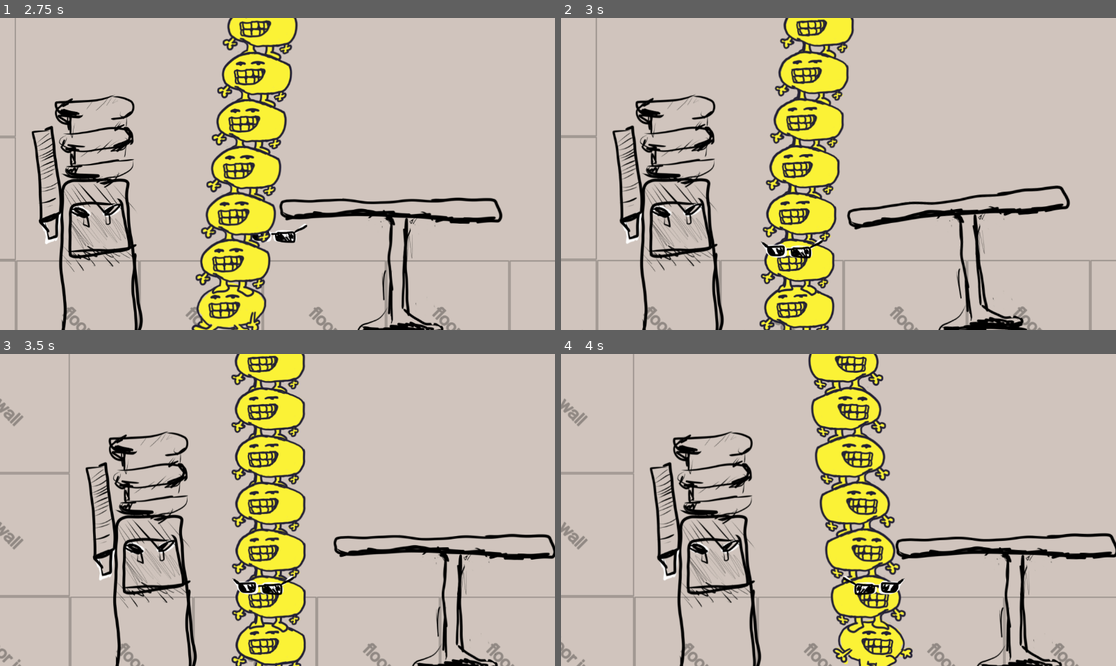
Above: before the commit, frames 1-4 (two rows, left to right).
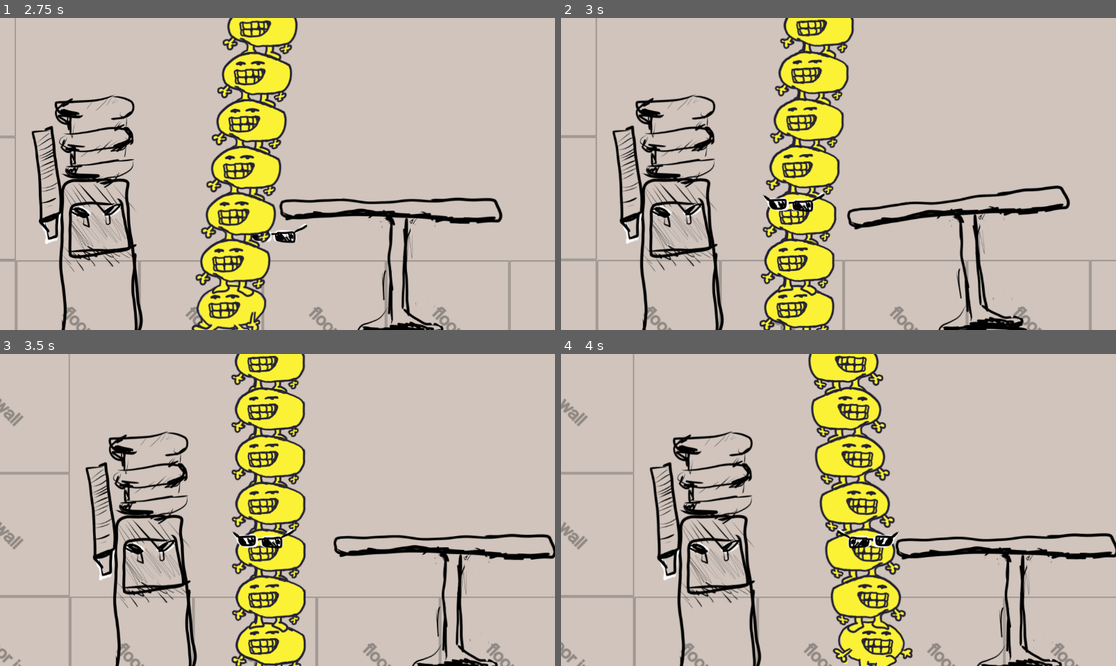
Above: after the commit, the same moments.

Repository: JCoMcL/gourt-game
Game: Godot game, scene res://level/office-level.tscn
The game is run twice, just before and just after one commit, with the same random seed, the same clock (stepped at 60 frames per second) and the same inputs.
Inputs (mouse positions are in pixels of both pictures, inside the frame that each line leads up to):
- Up to frame 1 (2.75 s): move the mouse to (399, 158) at 0.52 s; press the mouse at (399, 158) at 0.53 s; hold Right (go right) 0.53-1.25 s; release the mouse at (399, 158) at 1.25 s; drag from (166, 189) to (321, 233) at 1.27 s; move the mouse to (333, 105) at 2.02 s; press the mouse at (333, 105) at 2.03 s; hold Left (go left) from 2.03 s (still down)
- Up to frame 2 (3 s): release Left (go left) at 2.75 s; release the mouse at (894, 105) at 2.75 s; drag from (810, 236) to (672, 127) at 2.77 s
- Up to frame 3 (3.5 s): no input
- Up to frame 4 (4 s): move the mouse to (1005, 556) at 3.52 s; hold Right (go right) from 3.53 s (still down); hold Mouse wheel up (move equipment up) from 3.53 s (still down); click (1005, 556) at 3.8 s

Frame 1 is identical in both runs. In frame 2, 0.7% of the frame differs, in the area x 36-48%, y 55-78%; in frame 3, 0.7%, in the area x 41-53%, y 56-78%; in frame 4, 0.7%.

Commit message:
fix a bug in the closest gourt selection code which made it pick a gourt that was not the closest gourt but in fact a gourt that was rather far away all things considered.

Diff:
--- a/gourts/gourt.gd
+++ b/gourts/gourt.gd
@@ -130,8 +130,8 @@
 
 func get_closest_gourt_to_interact(interactable: Node2D) -> Gourt:
 	var gourts_in_reach = Gourtilities.list_stack_members(self).filter(func(g): return g.can_reach(interactable))
-	return gourts_in_reach.reduce(func(g, closest):
-		return g if sqr_dist_to(interactable) < closest.sqr_dist_to(interactable) else closest
+	return gourts_in_reach.reduce(func(closest, g):
+		return g if g.sqr_dist_to(interactable) < closest.sqr_dist_to(interactable) else closest
 	)
 
 func select_equipment(equipment):
